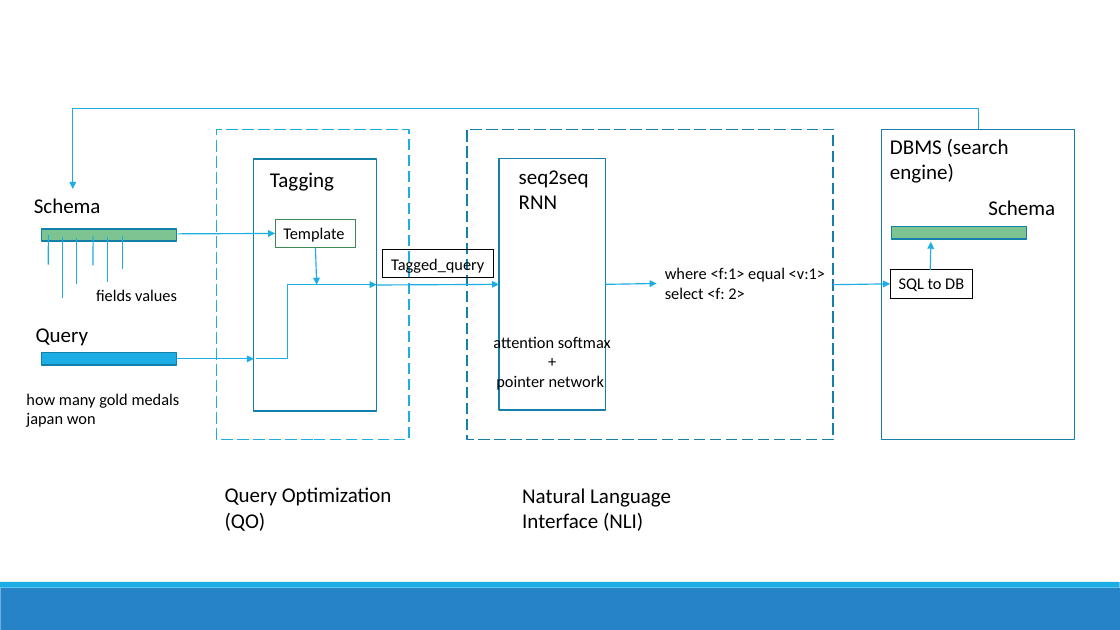
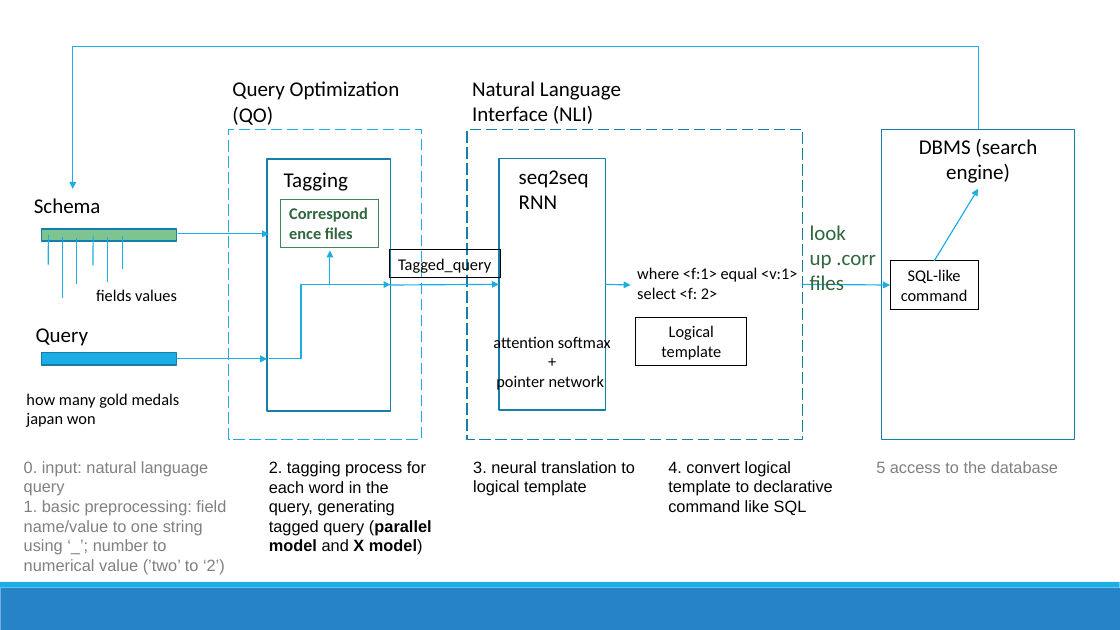
Before and after one commit to richardxiong/dnnQuery, a slide deck: slide 2 of dnnQuery2.pptx. Drawn at 1120x630 pixels with LibreOffice and Linux fonts; fonts in the diff are those of the drawing. Boxes give left, top, right and bottom in pixels: in the first picture for what was removed or moved away, otherwise in the second. Text is boxed around its words. In the diff, an @@ line names an element or a change of style, - is before the commit and + after.

```diff
--- a/dnnQuery2.pptx
+++ b/dnnQuery2.pptx
@@ elbow arrow (978, 129) - (73, 189): route changed @@
@@ text "Query Optimization (QO)" moved from (x1=225, y1=487, x2=392, y2=531) to (x1=232, y1=81, x2=400, y2=125) @@
@@ text "Natural Language Interface (NLI)" moved from (x1=522, y1=488, x2=671, y2=531) to (x1=472, y1=81, x2=621, y2=124) @@
@@ rectangle moved from (x1=217, y1=129, x2=410, y2=439) to (x1=229, y1=129, x2=422, y2=439) @@
@@ rectangle resized from (x1=467, y1=129, x2=833, y2=439) to (x1=467, y1=129, x2=803, y2=439) @@
@@ text "DBMS (search engine)" at (x1=919, y1=139, x2=1037, y2=183): alignment left to centre @@
@@ rectangle "Correspondence files" resized from (x1=275, y1=219, x2=355, y2=248) to (x1=281, y1=199, x2=378, y2=247) @@
@@ arrow moved from (930, 271) - (931, 242) to (934, 261) - (978, 189) @@
@@ text removed at (x1=988, y1=200, x2=1055, y2=215) @@
-Schema
@@ arrow moved from (178, 234) - (275, 234) to (178, 234) - (269, 234) @@
@@ text in rectangle at (x1=325, y1=227, x2=353, y2=239): text changed; text colour #000000 to #2F663E; bold on @@
-Template
+Correspondence files
@@ text added at (x1=810, y1=225, x2=876, y2=290), 18 pt, text #2F663E @@
+look up .corr files
@@ rectangle removed at (x1=892, y1=227, x2=1028, y2=239) @@
@@ 1 text, 1 rectangle, 1 elbow arrow, 1 arrow moved together from (x1=254, y1=159, x2=377, y2=411) to (x1=267, y1=159, x2=391, y2=411) @@
@@ rectangle "Tagged_query" moved from (x1=382, y1=250, x2=493, y2=278) to (x1=389, y1=250, x2=500, y2=278) @@
@@ text "where <f:1> equal <v:1> select ..." moved from (x1=665, y1=267, x2=825, y2=299) to (x1=637, y1=267, x2=797, y2=299) @@
@@ rectangle "SQL-like command" resized from (x1=891, y1=270, x2=973, y2=299) to (x1=891, y1=261, x2=979, y2=309) @@
@@ text in rectangle at (x1=901, y1=269, x2=968, y2=301): text changed @@
-SQL to DB
+SQL-like command
@@ arrow moved from (376, 285) - (499, 285) to (391, 285) - (499, 285) @@
@@ arrow moved from (606, 285) - (657, 283) to (606, 285) - (631, 285) @@
@@ arrow moved from (833, 285) - (891, 284) to (803, 285) - (891, 285) @@
@@ rectangle added at (x1=636, y1=317, x2=747, y2=365), outline #000000 0.75 pt, 14 pt, text #000000 @@
+Logical template
@@ arrow moved from (176, 359) - (254, 359) to (176, 359) - (267, 359) @@
@@ text added at (x1=24, y1=461, x2=226, y2=575), 14 pt, text #808080 @@
+0. input: natural language query
+1. basic preprocessing: field name/value to one string using ‘_’; number to numerical value (’two’ to ‘2’)
@@ text added at (x1=269, y1=461, x2=432, y2=555), 14 pt, text #000000 @@
+2. tagging process for each word in the query, generating tagged query (parallel model and X model)
@@ text added at (x1=473, y1=461, x2=635, y2=496), 14 pt, text #000000 @@
+3. neural translation to logical template
@@ text added at (x1=668, y1=461, x2=833, y2=515), 14 pt, text #000000 @@
+4. convert logical template to declarative command like SQL
@@ text added at (x1=876, y1=461, x2=1058, y2=473), 14 pt, text #808080 @@
+5 access to the database
```
Also in this commit, not shown: 2 other slides changed, 8 slides added, 4 slides removed, 1 other file.
